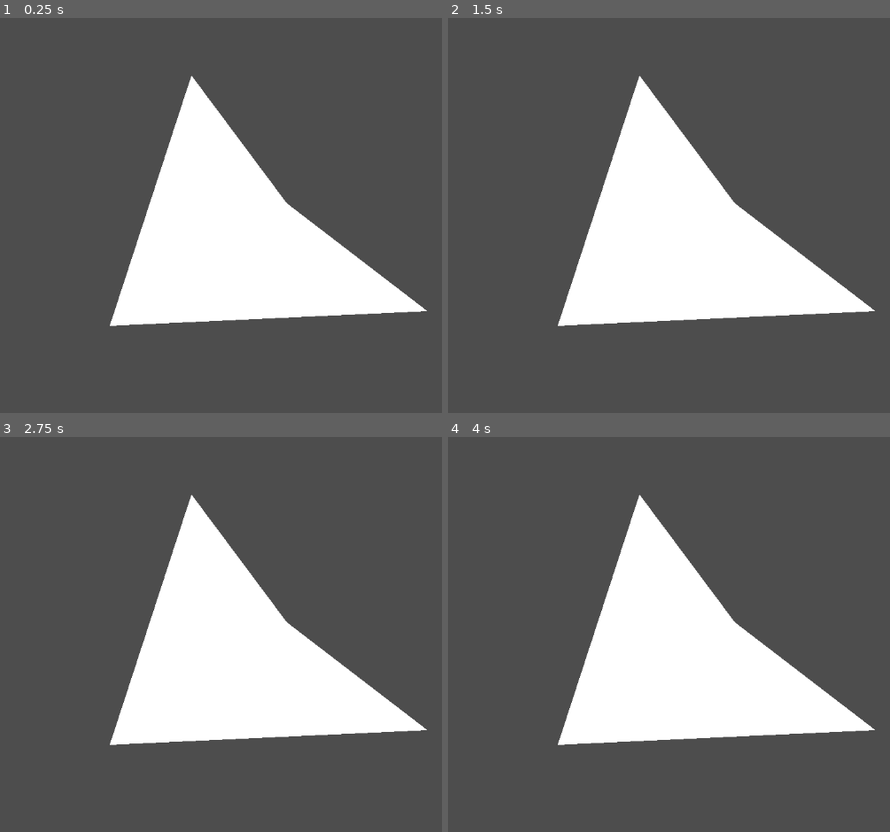
Above: before the commit, frames 1-4 (two rows, left to right).
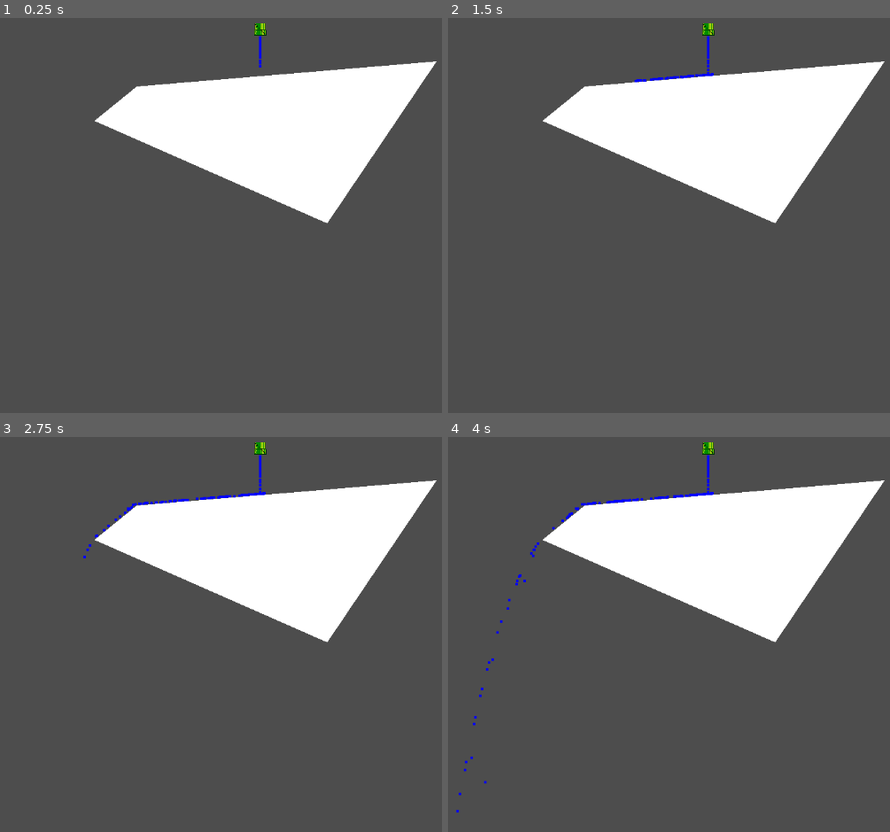
Above: after the commit, the same moments.

Repository: ProgrammingLogic/Alchemy_Game_Jam_7
Game: Godot game, scene res://game/game.tscn
Two runs of this game, one before a commit and one after it. Both use one fixed random seed, a clock stepped at 60 frames per second and the inputs below.
Inputs:
- Up to frame 1 (0.25 s): no input
- Up to frame 2 (1.5 s): tap Enter at 0.5 s; tap Space at 1.25 s
- Up to frame 3 (2.75 s): tap Enter at 2 s
- Up to frame 4 (4 s): no input

The runs differ from the first frame. In frame 1, 31% of the frame differs, in the area x 21-99%, y 1-79%; in frame 2, 31%; in frame 3, 31%; in frame 4, 31%, in the area x 1-99%, y 1-96%.

Commit message:
feature: make polygon_wall inherit the properties of it's parent

Diff:
--- a/game/components/shapes/polygons/polygon_wall.gd
+++ b/game/components/shapes/polygons/polygon_wall.gd
@@ -1,5 +1,5 @@
 class_name PolygonWall
-extends Polygon2D
+extends StaticBody2D
 ## Wall in the shape of a Polygon.
 ##
 ## Polygonal shape that acts as a "wall", preventing objects from moving through it.
@@ -13,33 +13,40 @@
 }
 
 
-@onready var static_body: StaticBody2D
+@onready var parent_polygon_2d: Polygon2D
 @onready var collision_polygon: CollisionPolygon2D
 @onready var collision_layers: Dictionary
 @onready var collision_masks: Dictionary
+
 
 func _init(
 		collision_layers: Dictionary = DEFAULT_COLLISION_LAYERS,
 		collision_masks: Dictionary = DEFAULT_COLLISION_MASKS
 ):
-	self.collision_layers = collision_layers
-	self.collision_masks = collision_masks
+	for collision_layer in collision_layers.keys():
+		set_collision_layer_value(
+			int(collision_layer),
+			collision_layers[collision_layer]
+		)
+
+	for collision_mask in collision_masks.keys():
+		set_collision_mask_value(
+			int(collision_mask),
+			collision_layers[collision_mask]
+		)
 
 
 func _ready() -> void:
-	if get_polygon().is_empty():
+	if not get_parent().get_class() == "Polygon2D":
+		print("ERROR: PolygonWall parent is not Polygon2D!")
+		return
+
+	parent_polygon_2d = get_parent()
+
+	if parent_polygon_2d.get_polygon().is_empty():
 		print("ERROR: Polygon has no verticies!")
 		return
 
-	static_body = StaticBody2D.new()
-	add_child(static_body)
-
 	collision_polygon = CollisionPolygon2D.new()
-	collision_polygon.set_polygon(get_polygon())
-	static_body.add_child(collision_polygon)
-
-	for collision_layer in collision_layers.keys():
-		static_body.set_collision_layer_value(
-			int(collision_layer),
-			collision_layers[collision_layer]
-		)
+	collision_polygon.set_polygon(parent_polygon_2d.get_polygon())
+	add_child(collision_polygon)
--- a/game/game.tscn
+++ b/game/game.tscn
@@ -1,8 +1,9 @@
-[gd_scene load_steps=4 format=3 uid="uid://ciepisrx7iq8r"]
+[gd_scene load_steps=5 format=3 uid="uid://ciepisrx7iq8r"]
 
 [ext_resource type="Script" uid="uid://xs76gowafhjd" path="res://game/game.gd" id="1_sul5r"]
 [ext_resource type="PackedScene" uid="uid://df7mfovn2m142" path="res://scenes/minigames/blow_up_the_dam/blow_up_the_dam.tscn" id="2_7h61r"]
-[ext_resource type="Script" uid="uid://exvypamn8sgw" path="res://game/components/polygon_wall.gd" id="3_0sr1o"]
+[ext_resource type="Script" uid="uid://exvypamn8sgw" path="res://game/components/shapes/polygons/polygon_wall.gd" id="3_0sr1o"]
+[ext_resource type="PackedScene" uid="uid://de1fa22eht2q7" path="res://scenes/minigames/blow_up_the_dam/pipe/pipe.tscn" id="4_4fuuu"]
 
 [node name="Game" type="Node"]
 script = ExtResource("1_sul5r")
@@ -10,7 +11,13 @@
 
 [node name="BlowUpTheDam" parent="." instance=ExtResource("2_7h61r")]
 
-[node name="PolygonWall" type="Polygon2D" parent="."]
-polygon = PackedVector2Array(489, 98, 644, 306, 873, 482, 356, 506, 387.9182, 408.08563)
+[node name="Polygon2D" type="Polygon2D" parent="."]
+polygon = PackedVector2Array(400, 116, 888, 75, 710, 339, 331, 172)
+
+[node name="PolygonWall" type="StaticBody2D" parent="Polygon2D"]
 script = ExtResource("3_0sr1o")
 metadata/_custom_type_script = "uid://exvypamn8sgw"
+
+[node name="Pipe" parent="." instance=ExtResource("4_4fuuu")]
+position = Vector2(601, 23)
+rotation = 3.1415927
